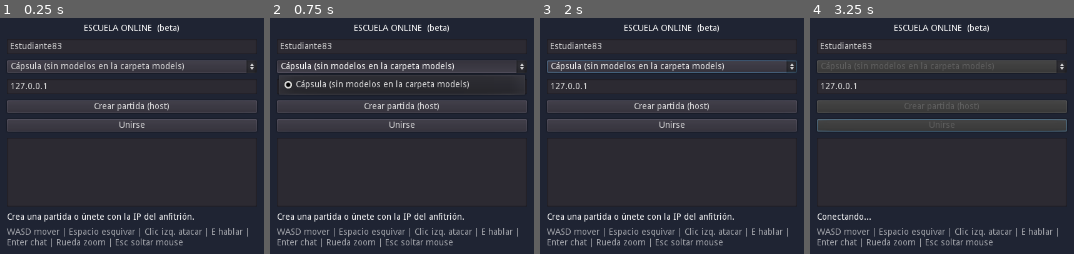
Above: before the commit, frames 1-4 (left to right).
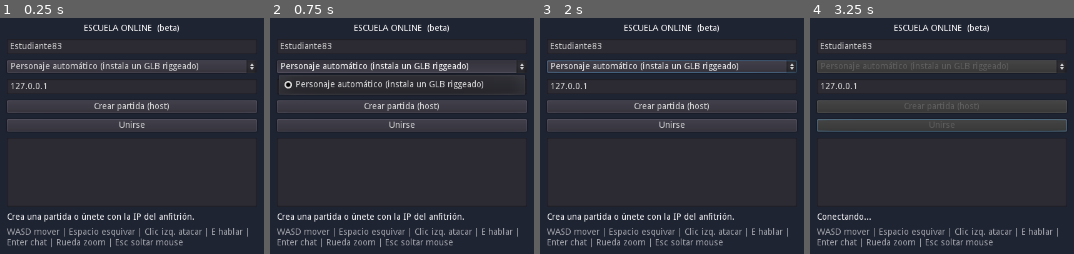
Above: after the commit, the same moments.

Repository: GaboGamer511/Sakura-Academy-1
Game: Godot game, scene res://Main.tscn
The game is run twice, just before and just after one commit, with the same random seed, the same clock (stepped at 60 frames per second) and the same inputs.
Inputs (mouse positions are in pixels of both pictures, inside the frame that each line leads up to):
- Up to frame 1 (0.25 s): no input
- Up to frame 2 (0.75 s): click (402, 67) at 0.5 s, where only the run before the commit has a clickable "Cápsula (sin modelos en la ca…"
- Up to frame 3 (2 s): click (672, 67) at 1.25 s, where only the run after the commit has a clickable "Personaje automático (instala…"
- Up to frame 4 (3.25 s): click "Unirse" at 2 s; tap Enter at 2.75, 2.85 s; move the mouse to (outside the picture) at 2.77 s; hold D from 2.78 s (still down); click (outside the picture) at 2.92 s; tap Space at 3.02 s

The runs differ from the first frame. In frame 1, 1.2% of the frame differs, in the area x 4-75%, y 18-23%; in frame 2, 2.4%, in the area x 4-81%, y 18-31%; in frame 3, 1.2%; in frame 4, 0.2%.

Commit message:
Use auto-detected 3D character in lobby

Diff:
--- a/escuela_online/Main.gd
+++ b/escuela_online/Main.gd
@@ -45,7 +45,7 @@
 	char_option = OptionButton.new()
 	char_paths = Models.characters()
 	if char_paths.size() == 0:
-		char_option.add_item("Cápsula (sin modelos en la carpeta models)")
+		char_option.add_item("Personaje automático (instala un GLB riggeado)")
 	else:
 		for p in char_paths:
 			char_option.add_item(p.get_file().get_basename())
@@ -95,7 +95,7 @@
 
 func _chosen_model():
 	if char_paths.size() == 0:
-		return ""
+		return Models.best_character()
 	return char_paths[char_option.selected]
 
 
